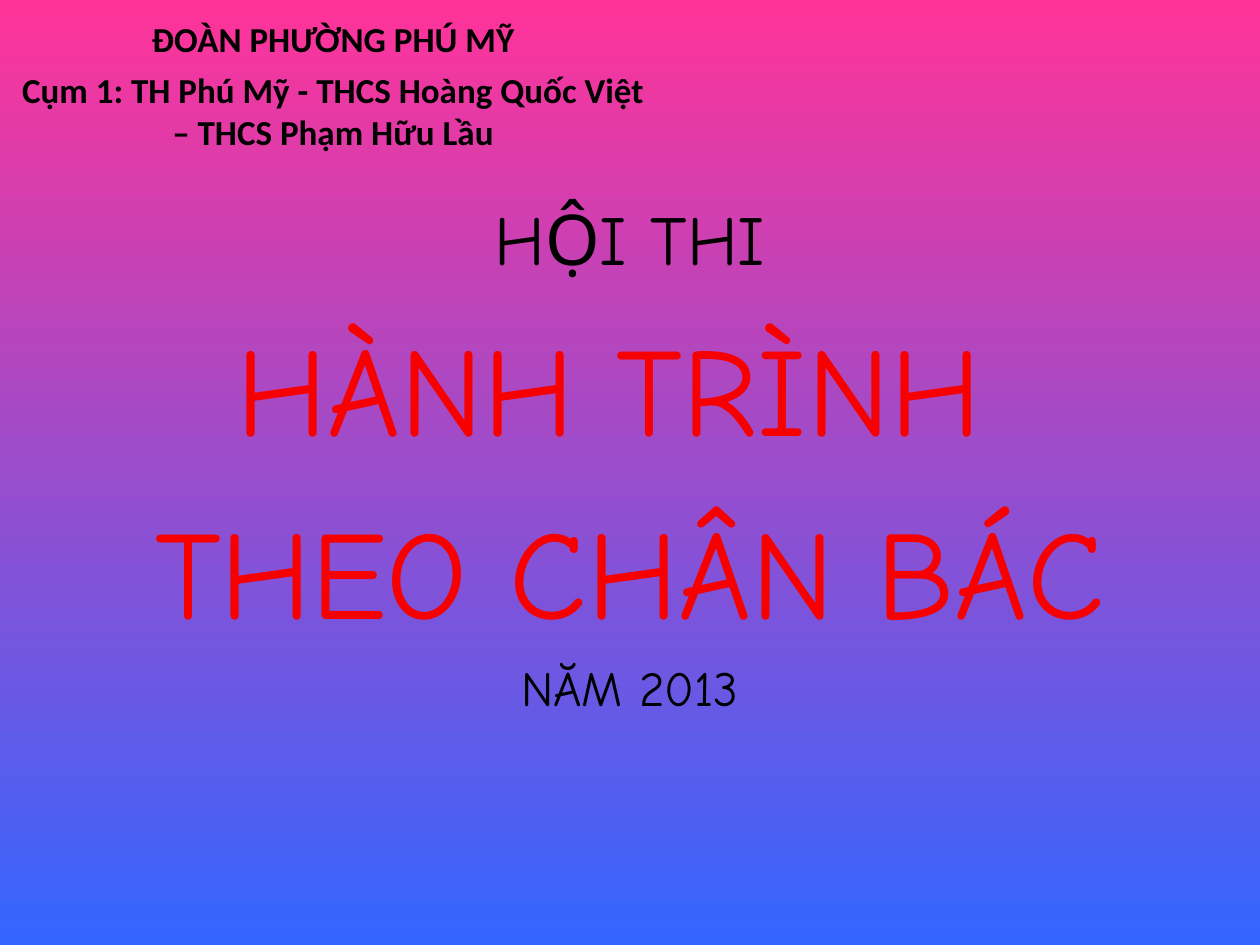
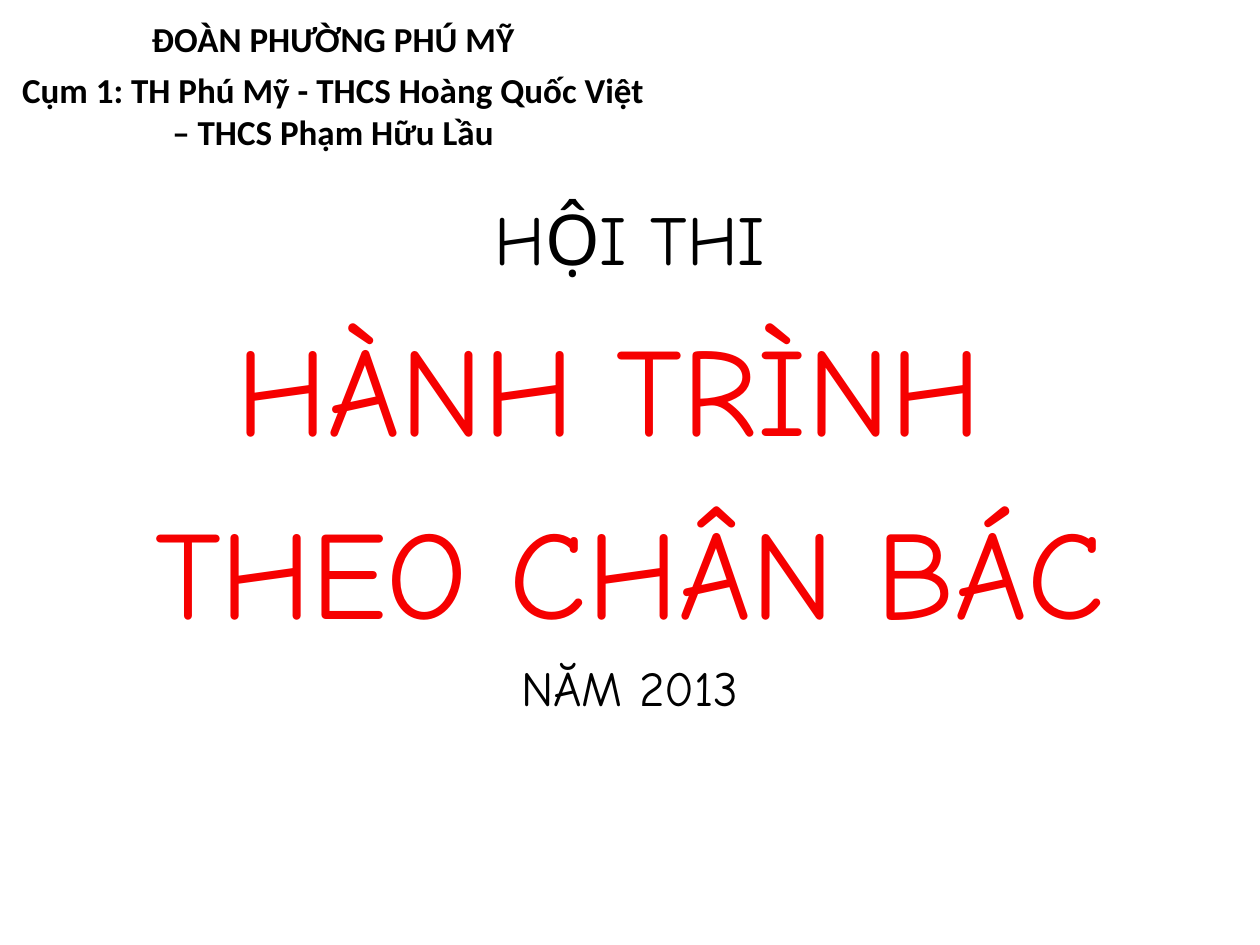
Before and after one commit to huytt/giao-an, a slide deck: slide 1 of hoi_thi.ppt. Drawn at 1260x945 pixels with LibreOffice and Linux fonts; fonts in the diff are those of the drawing; background and template pictures are left out. Boxes give left, top, right and bottom in pixels: in the first picture for what was removed or moved away, otherwise in the second. Text is boxed around its words. In the diff, an @@ line names an element or a change of style, - is before the commit and + after.

```diff
--- a/hoi_thi.ppt
+++ b/hoi_thi.ppt
@@ background gradient #FF3399 to #3366FF to picture (left out) @@
```
Also in this commit, not shown: 1 other slide changed, 11 slides added, 4 slides removed.
